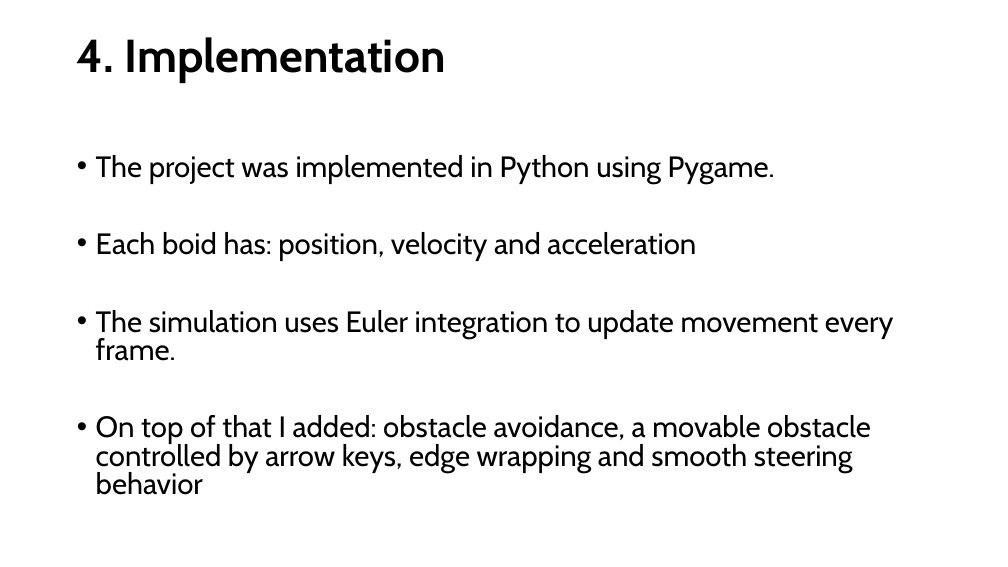
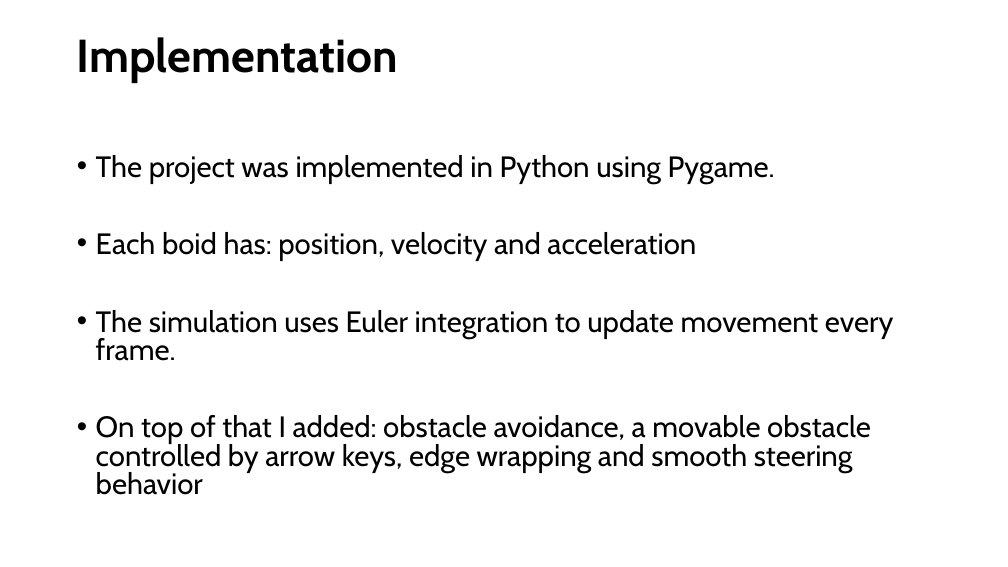
Before and after one commit to richardsalnikov-lang/Flcoking, a slide deck: slide 5 of FlockingRichard.pptm. Drawn at 1008x567 pixels with LibreOffice and Linux fonts; fonts in the diff are those of the drawing. Boxes give left, top, right and bottom in pixels: in the first picture for what was removed or moved away, otherwise in the second. Text is boxed around its words. In the diff, an @@ line names an element or a change of style, - is before the commit and + after.

```diff
--- a/FlockingRichard.pptm
+++ b/FlockingRichard.pptm
@@ title at (77, 37, 398, 83): text changed @@
-4. Implementation
+Implementation
```
Also in this commit, not shown: 6 other slides changed, 12 slides added.
